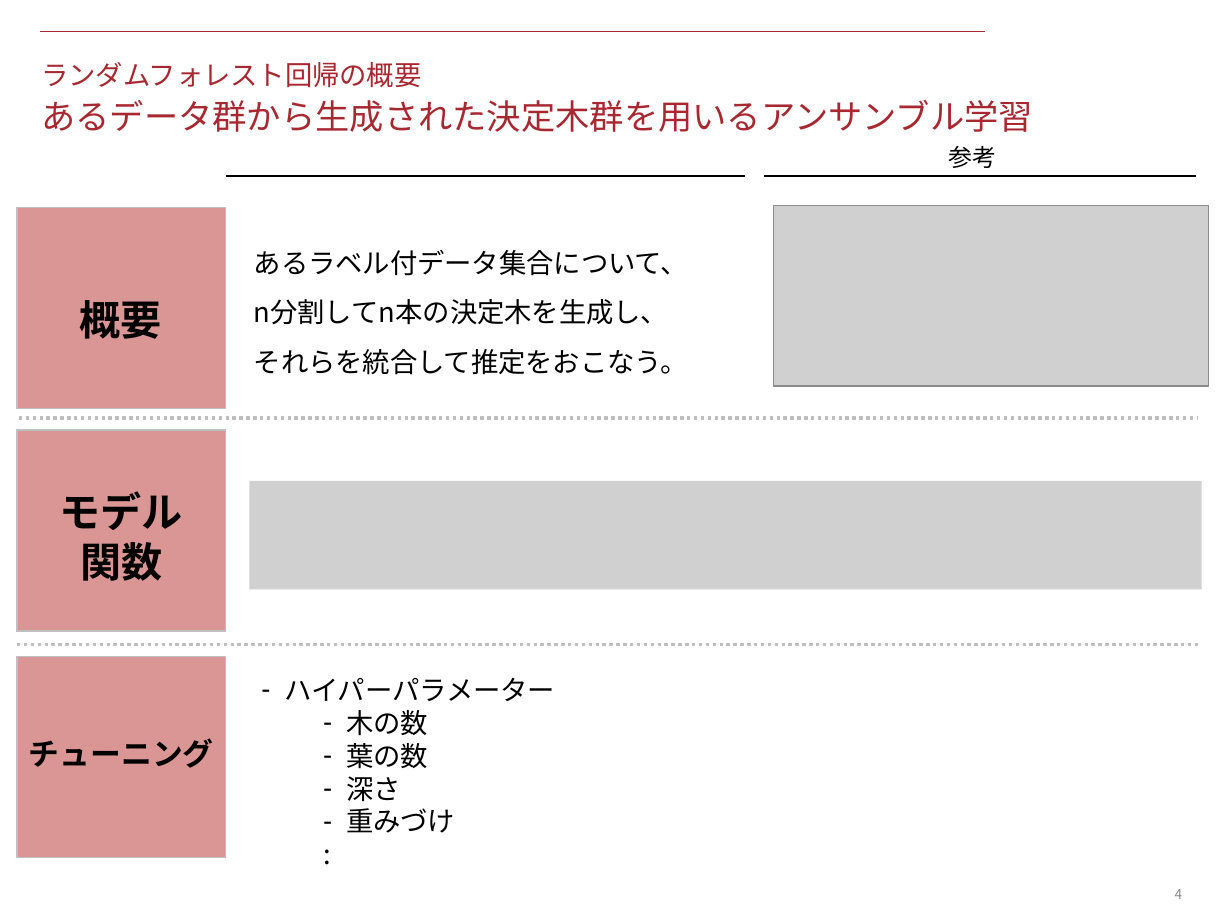
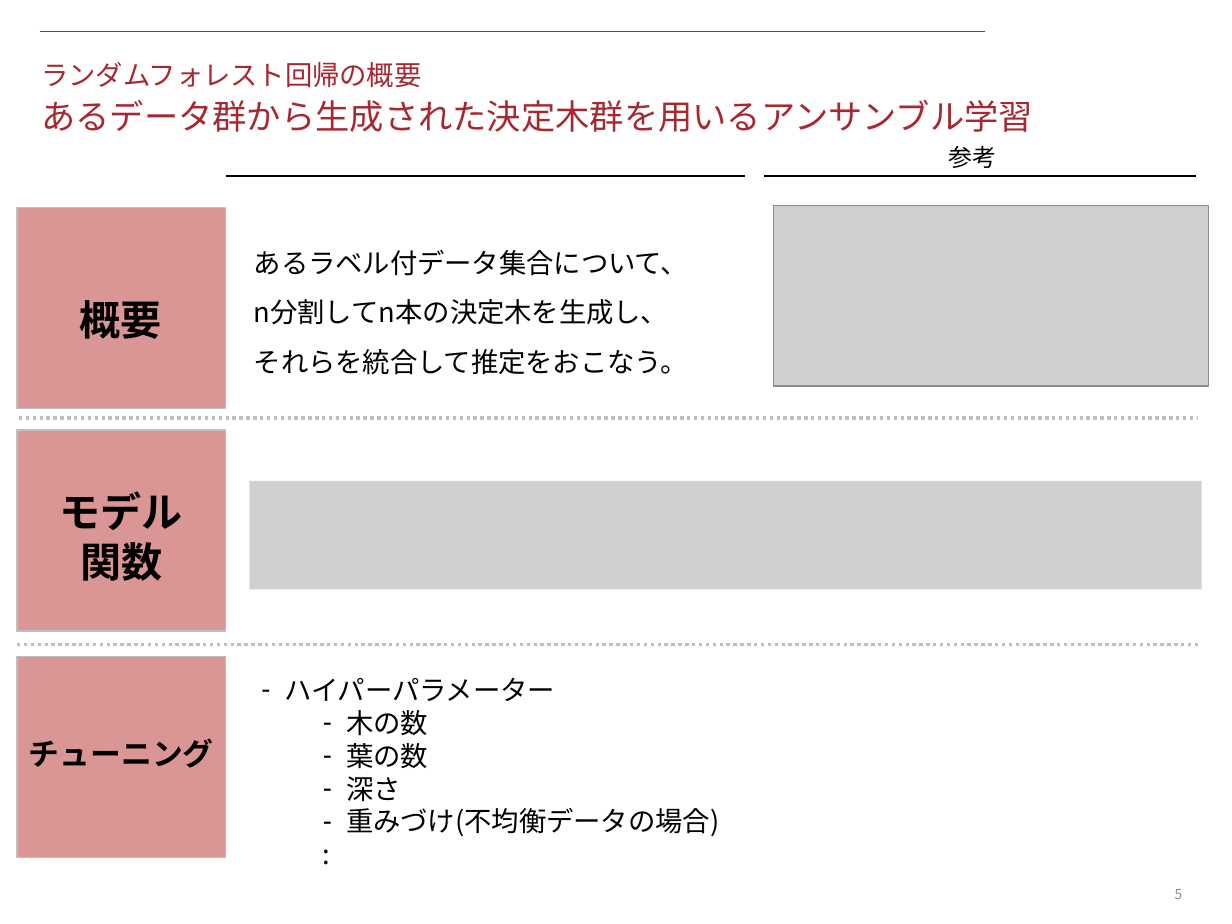
Before and after one commit to KeitoSugiyama/data_science_seminar, a slide deck: slide 5 of 1_logit_and_random_forest/files/document.pptx (slide 4 before the commit). Drawn at 1232x924 pixels with LibreOffice and Linux fonts; fonts in the diff are those of the drawing; grey boxes stand for pictures. Boxes give left, top, right and bottom in pixels: in the first picture for what was removed or moved away, otherwise in the second. Text is boxed around its words. In the diff, an @@ line names an element or a change of style, - is before the commit and + after.

```diff
--- a/1_logit_and_random_forest/files/document.pptx
+++ b/1_logit_and_random_forest/files/document.pptx
@@ text at (346, 808, 719, 837): text changed @@
-  – 重みづけ
+  – 重みづけ(不均衡データの場合)
@@ page number at (1175, 889, 1183, 899): text changed @@
-4
+5
```
Also in this commit, not shown: 4 slides added, 1 slide removed, 1 other file.
